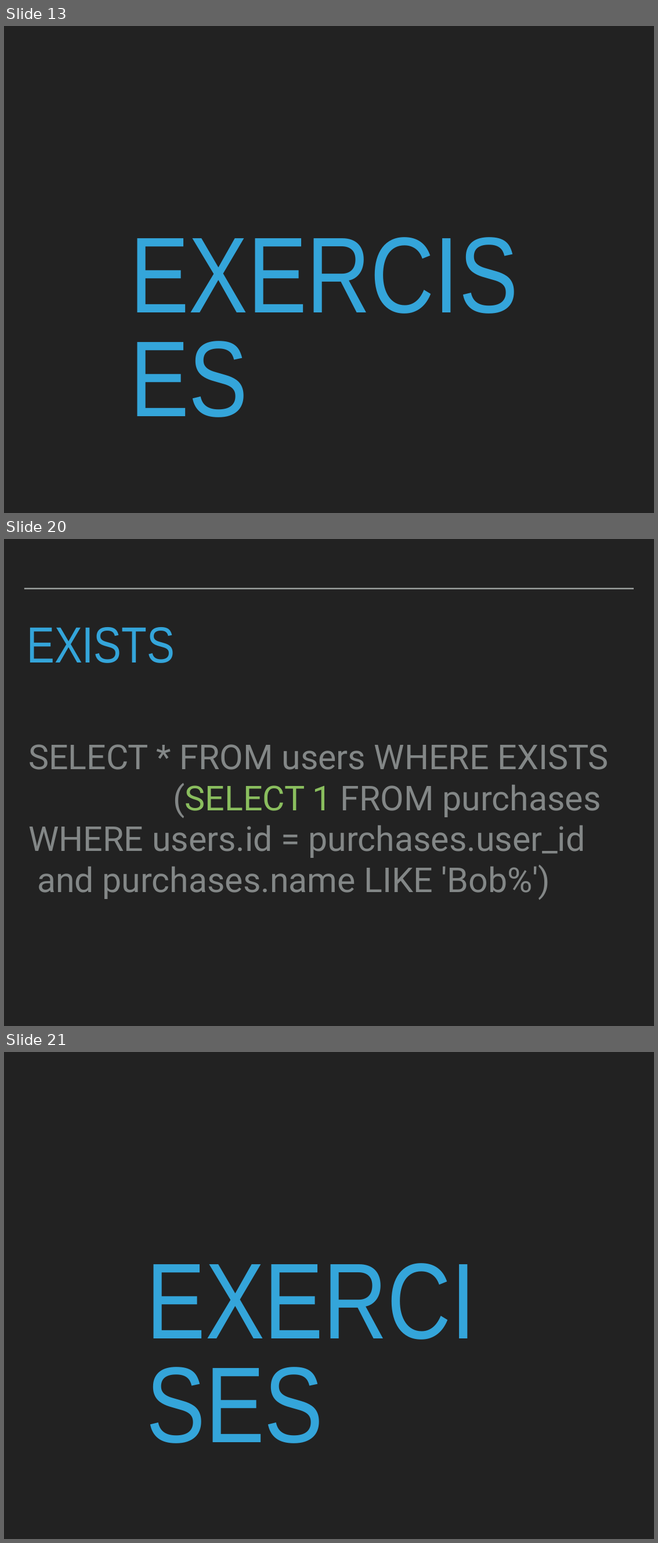
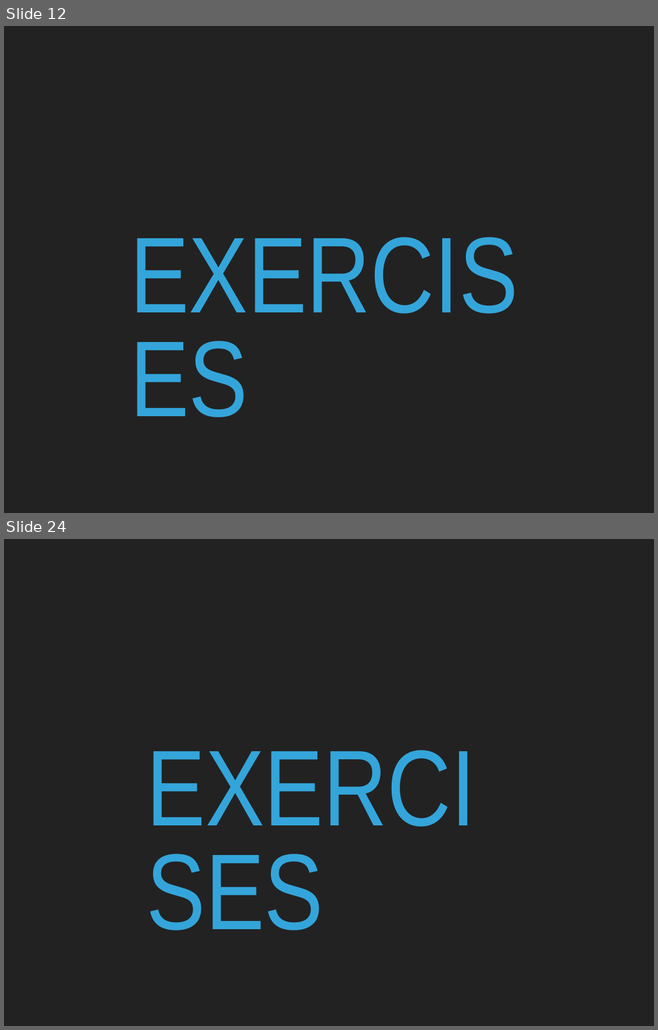
Before and after one commit to robcarrington/sqlbootcamp, a slide deck: Session 3/Session3.pptx. Shown one above the other, each under a label of ours: slides 13, 20 and 21 before the commit, slides 12 and 24 after it; the slides between them are not shown. The pictures are 658x1543 and 658x1030 pixels, drawn with LibreOffice and Linux fonts; fonts in the diff are those of the drawing. Boxes give left, top, right and bottom in pixels: in the first picture for what was removed or moved away, otherwise in the second. Text is boxed around its words. In the diff, an @@ line names an element or a change of style, - is before the commit and + after.

```diff
--- a/Session 3/Session3.pptx
+++ b/Session 3/Session3.pptx
@@ slide 20 removed at (4, 539, 654, 1026), background #222222 @@
@@ line removed from (24, 589) to (633, 589) @@
@@ title removed at (27, 627, 175, 663) @@
-EXISTS
@@ text removed at (28, 744, 608, 900) @@
-SELECT * FROM users WHERE EXISTS (SELECT 1 FROM purchases WHERE users.id = purchases.user_id and purchases.name LIKE 'Bob%')
@@ what was slide 13 is now slide 12 @@
@@ what was slide 21 is now slide 24 @@
```
Also in this commit, not shown: 2 slides changed, 10 slides added, 15 other slides removed, 11 other files.
